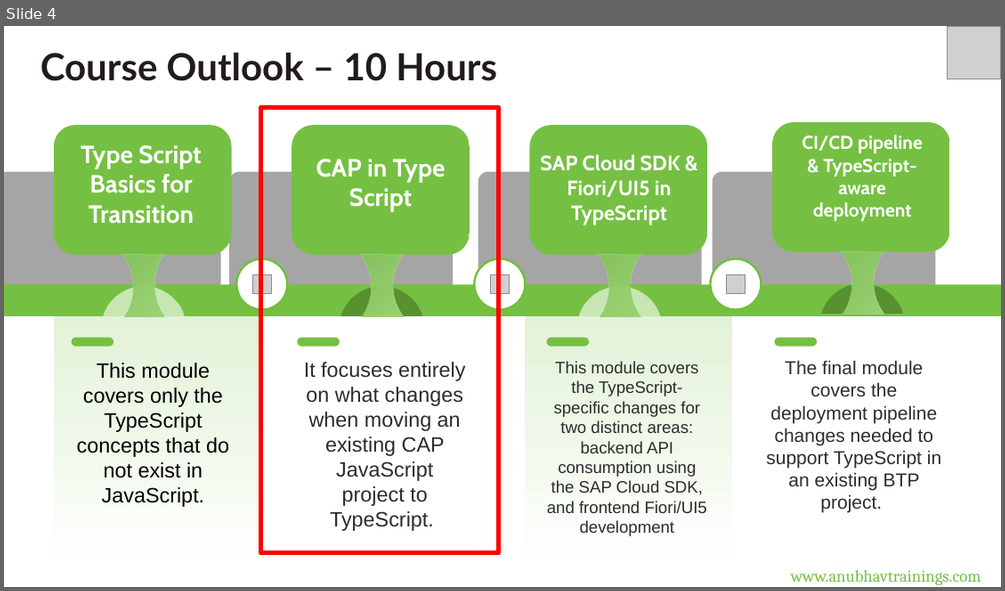
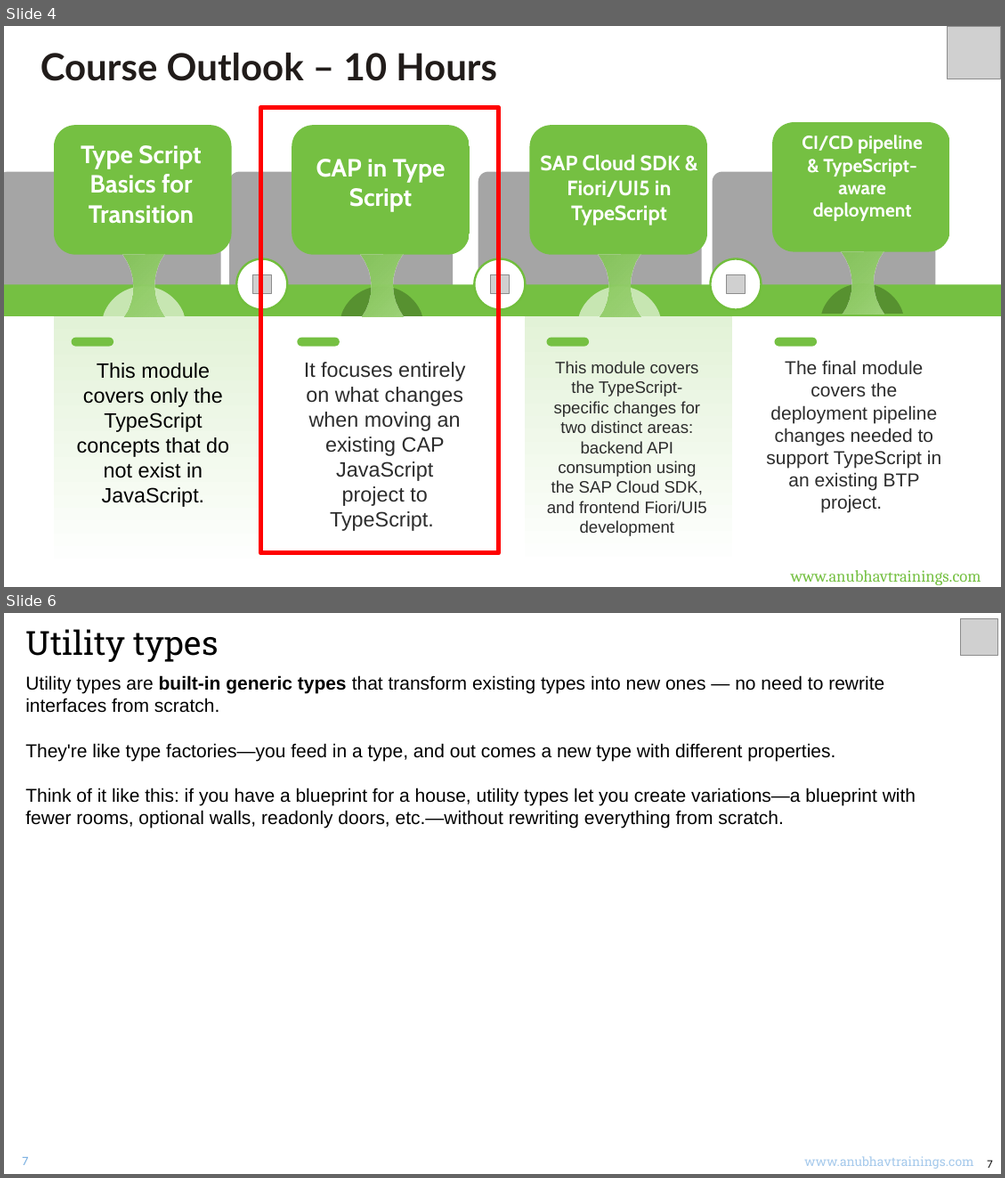
Before and after one commit to soyuztechnologies/typescript_training_capm, a slide deck: Day 2/DAY-2.pptx. Shown one above the other, each under a label of ours: slide 4 before the commit, slides 4 and 6 after it; the slides between them are not shown. The pictures are 1005x591 and 1005x1178 pixels, drawn with LibreOffice and Linux fonts; fonts in the diff are those of the drawing; grey boxes stand for pictures. Boxes give left, top, right and bottom in pixels: in the first picture for what was removed or moved away, otherwise in the second. Text is boxed around its words. In the diff, an @@ line names an element or a change of style, - is before the commit and + after.

Commit message:
Auto bot updater Anubhav Trainings

```diff
--- a/Day 2/DAY-2.pptx
+++ b/Day 2/DAY-2.pptx
@@ slide 6 added at (x1=4, y1=613, x2=1001, y2=1174), background #FFFFFF @@
@@ text added at (x1=25, y1=629, x2=218, y2=662), 32 pt, text #000000 @@
+Utility types
@@ picture added at (x1=960, y1=619, x2=997, y2=656) @@
@@ text added at (x1=25, y1=675, x2=915, y2=828), 18 pt, text #000000 @@
+Utility types are built-in generic types that transform existing types into new ones — no need to rewrite interfaces from scratch.
+They're like type factories—you feed in a type, and out comes a new type with different properties.
+Think of it like this: if you have a blueprint for a house, utility types let you create variations—a blueprint with fewer rooms, optional walls, readonly doors, etc.—without rewriting everything from scratch.
@@ text added at (x1=22, y1=1157, x2=28, y2=1165), 11 pt, text #71AAE0 @@
+7
@@ text added at (x1=804, y1=1156, x2=973, y2=1168), 12 pt, text #A6CAEC @@
+www.anubhavtrainings.com
@@ text added at (x1=987, y1=1159, x2=993, y2=1167), 10 pt, text #000000 @@
+7
```
Also in this commit, not shown: 4 other slides added.
